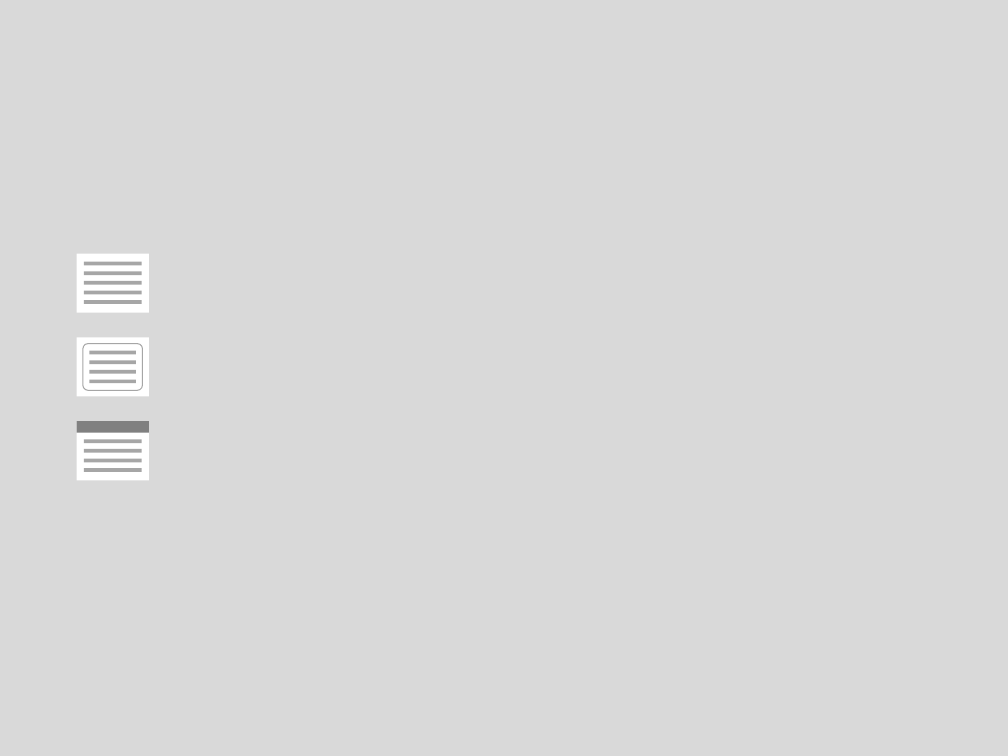
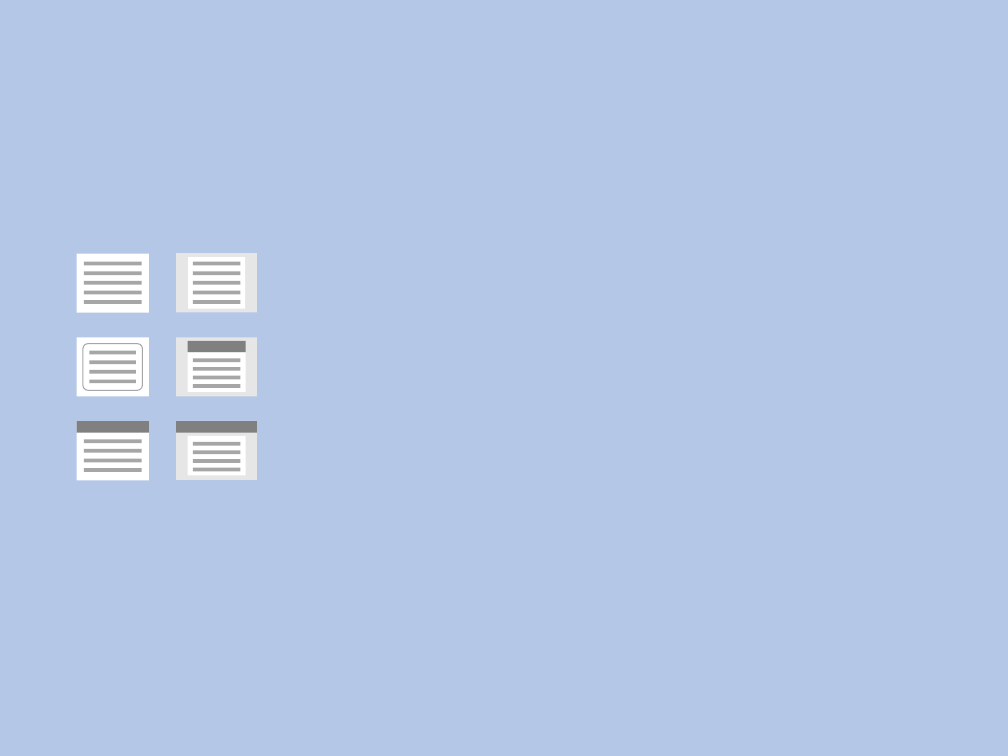
Before and after one commit to zlinggnilz/editor2img, a slide deck: slide 1 of static/img/icon.pptx. Drawn at 1008x756 pixels with LibreOffice and Linux fonts; fonts in the diff are those of the drawing. Boxes give left, top, right and bottom in pixels: in the first picture for what was removed or moved away, otherwise in the second. Text is boxed around its words. In the diff, an @@ line names an element or a change of style, - is before the commit and + after.

```diff
--- a/static/img/icon.pptx
+++ b/static/img/icon.pptx
@@ background #D9D9D9 to #B4C7E7 @@
@@ group added at bbox=[176, 253, 257, 312]: 7 rectangles @@
@@ group added at bbox=[176, 338, 257, 397]: 7 rectangles @@
@@ group added at bbox=[176, 421, 257, 481]: 7 rectangles @@
```
Also in this commit, not shown: 8 other files.
